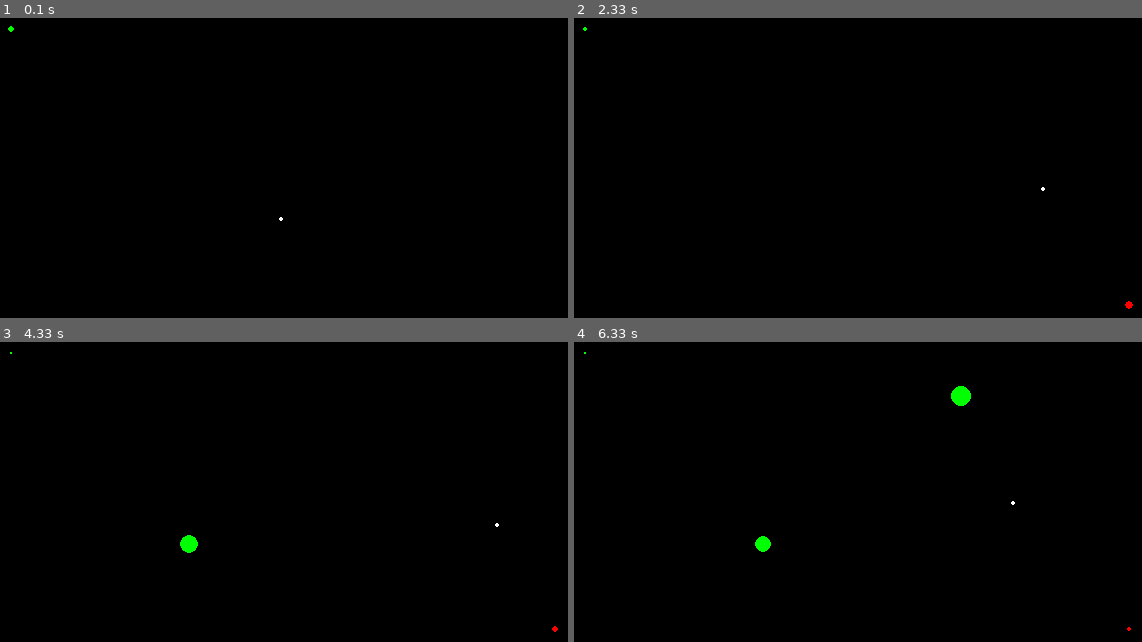
Above: before the commit, frames 1-4 (two rows, left to right).
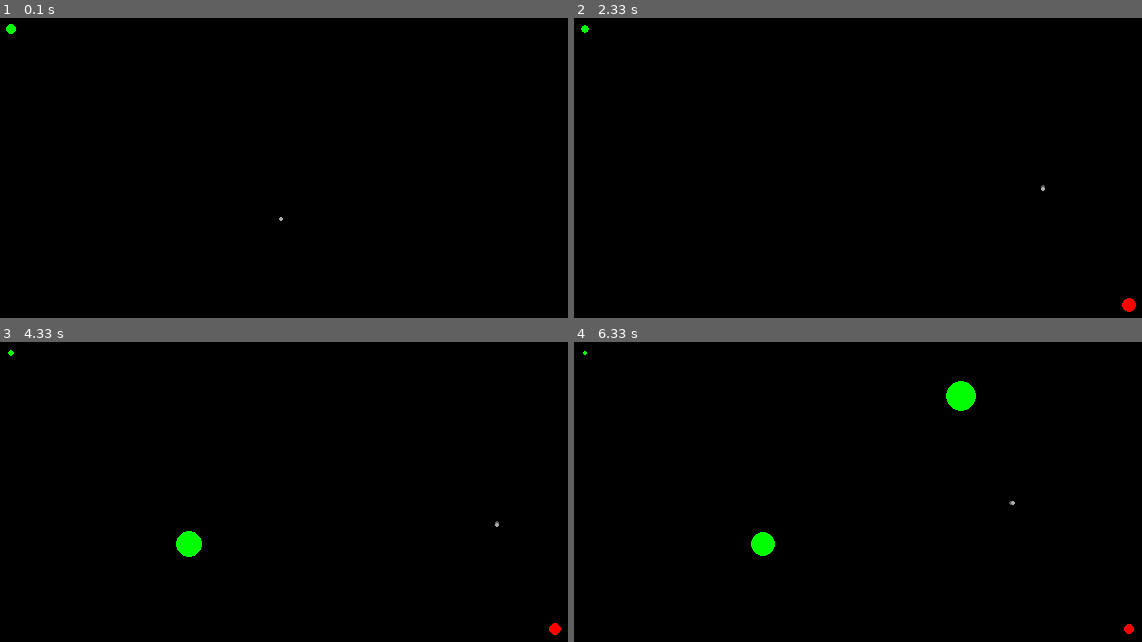
Above: after the commit, the same moments.

Repository: kaltinril/pythonTeaching
Game: pygame game, started from gameExamples/snake/snake.py
Two runs of this game, one before a commit and one after it. Both use one fixed random seed, a clock stepped at 60 frames per second and the inputs below.
Inputs:
- Up to frame 1 (0.1 s): no input
- Up to frame 2 (2.33 s): hold Right 0.33-0.8 s; hold Up 0.83-1.13 s; hold Right 1.17-1.63 s; hold Down from 2.23 s (still down)
- Up to frame 3 (4.33 s): release Down at 2.53 s; hold Left 2.57-2.97 s; hold Up 3-3.37 s; hold Right 3.4-4.03 s; hold Down from 4.07 s (still down)
- Up to frame 4 (6.33 s): release Down at 4.43 s; hold Left 4.47-4.93 s; hold Right 4.97-5.43 s; hold Up 5.47-5.77 s; hold Right 5.8-6.27 s; hold Left from 6.3 s (still down)

The runs differ from the first frame. In frame 1, less than 0.1% of the frame differs, in the area x 1-50%, y 2-68%; in frame 2, less than 0.1%; in frame 3, 0.2%; in frame 4, 0.4%, in the area x 1-99%, y 3-98%.

Commit message:
Add in gradiant color to snake.

Diff:
--- a/gameExamples/snake/snake.py
+++ b/gameExamples/snake/snake.py
@@ -10,6 +10,7 @@
 GREEN = (0, 255, 0)
 RED = (255, 0, 0)
 BLUE = (0, 0, 255)
+GRAY = (128, 128, 128)
 
 fruit_colors = [RED, GREEN, BLUE]
 
@@ -18,15 +19,15 @@
 fps = 60.0
 
 # List of points for the snake
-snake = [(SCREEN_WIDTH // 2, SCREEN_HEIGHT // 2)]
+snake = [[SCREEN_WIDTH // 2, SCREEN_HEIGHT // 2, 2]]
 snake_v = (0, 0)
 snake_size = 2
-snake_length = 1
+snake_length = 3
+snake_speed = 2
 
 # List of "fruit" to eat
-fruit = [[50, 50, 3, GREEN]]
-fruit_total = 4
-fruit_size = 3
+fruit = [[50, 50, 5, GREEN]]
+fruit_total = 5
 
 # initialize everything for drawing
 pygame.init()
@@ -55,28 +56,36 @@
     # Clear screen
     screen.fill(BLACK)  # Fill the screen with black.
 
-    # Draw the fruit
+    # draw snake
+    for i in range(0, len(snake)):
+        p = snake[i]
+        v = (i / len(snake)) * 255
+        print(v)
+        pygame.draw.circle(screen, (v, v, v), p[0:2], p[2]) #screen.set_at(point, WHITE) # This was to draw a single pixel
+
+    # Draw the fruit after, so we can see them above the tail
     for f in fruit:
         pygame.draw.circle(screen, f[3], (f[0], f[1]), f[2])
-
-    # draw snake
-    for point in snake:
-        pygame.draw.circle(screen, WHITE, point, snake_size) #screen.set_at(point, WHITE) # This was to draw a single pixel
 
     pygame.display.flip()
 
     # move snake by adding another point with the velocity/direction, to the last position and adding it to the list
     last_point = snake[-1]
-    new_point = (last_point[0] + (snake_v[0] * snake_size), last_point[1] + (snake_v[1] * snake_size))
+    new_point = [last_point[0] + (snake_v[0] * snake_speed), last_point[1] + (snake_v[1] * snake_speed), snake_size]
     snake.append(new_point)
 
     # Check if the snake collided with the fruit
     for i in range(0, len(fruit)):
         f = fruit[i]
         distance = math.sqrt((f[0] - last_point[0])**2 + (f[1] - last_point[1])**2)
-        if distance < (snake_size + f[2]):
+
+        # Remove the fruit and increase the length of the snake
+        if distance < (last_point[2] + f[2]):
             fruit.pop(i)
-            snake_length += 1
+            # Increase by the size of the fruit * 2
+            snake_length = snake_length + (f[2] * 2)
+            if f[3] == RED:
+                snake_size += 2
             break
 
     # remove the last point
@@ -91,7 +100,7 @@
         or new_point[1] <= 0
     ):
         snake.clear()
-        snake.append((SCREEN_WIDTH // 2, SCREEN_HEIGHT // 2))
+        snake.append([SCREEN_WIDTH // 2, SCREEN_HEIGHT // 2, snake_size])
         snake_v = (0, 0)
         fruit.clear()
 
@@ -99,8 +108,8 @@
     if time_elapsed_since_last_action > 2000 or len(fruit) == 0:
         x = random.randint(10, SCREEN_WIDTH - 10)
         y = random.randint(10, SCREEN_HEIGHT - 10)
-        s = random.randint(3, 10)
-        c = random.randint(0, 2)
+        s = random.randint(5, 15) # Fruit size
+        c = random.randint(0, 2)  # Fruit color index
 
         # Slowly shrink the fruit size
         for i in range(0, len(fruit)):
